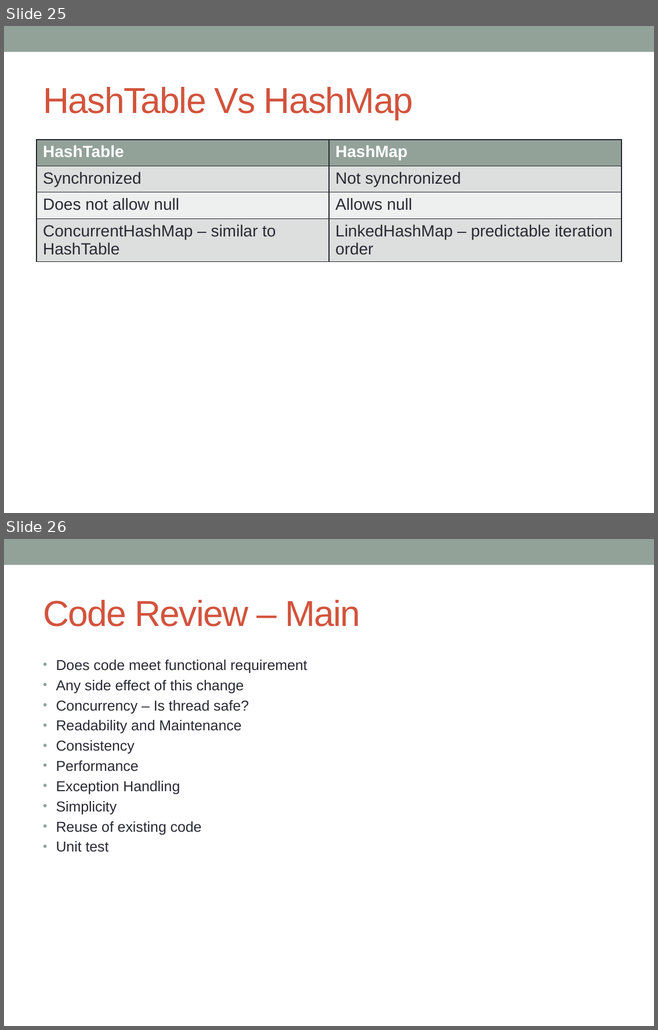
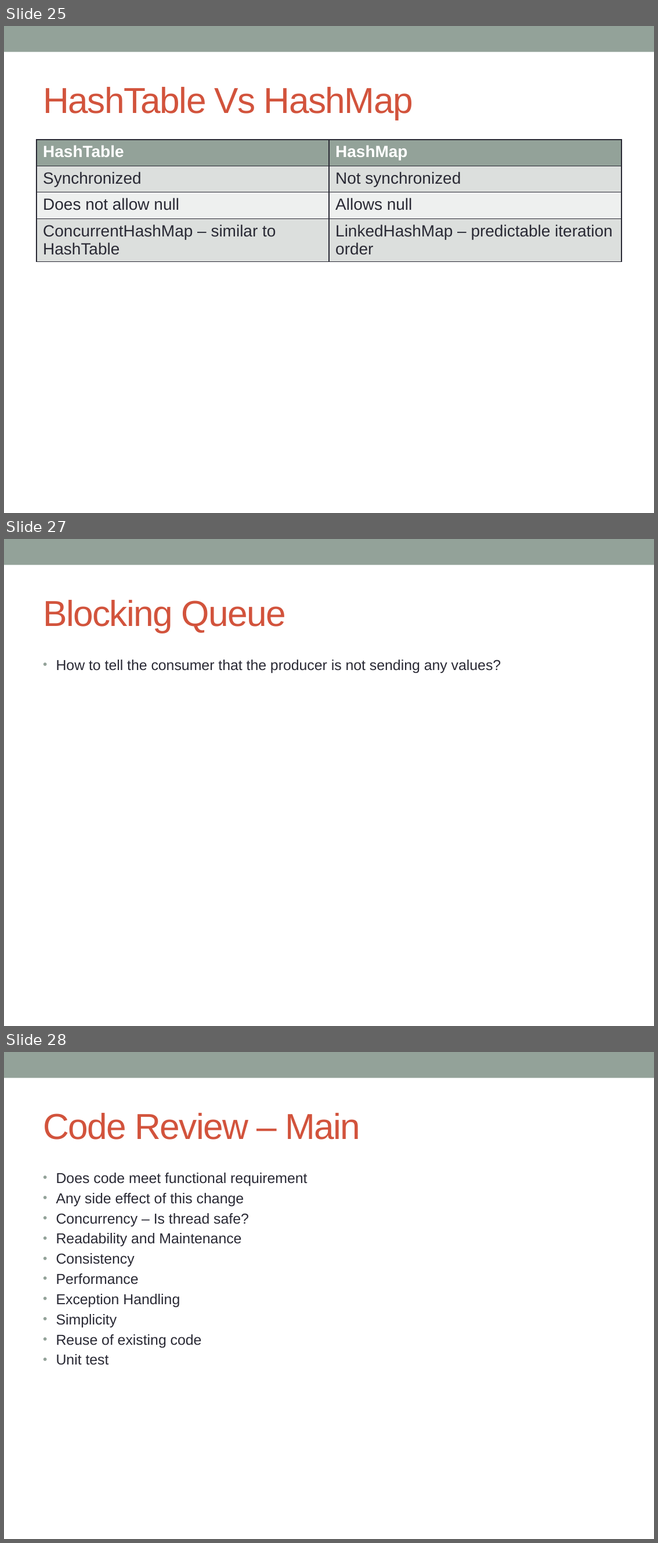
Before and after one commit to notionquest/ProjectDocumentation, a slide deck: CoreJava.pptx. Shown one above the other, each under a label of ours: slides 25 and 26 before the commit, slides 25, 27 and 28 after it; the slides between them are not shown. The pictures are 658x1030 and 658x1543 pixels, drawn with LibreOffice and Linux fonts; fonts in the diff are those of the drawing. Boxes give left, top, right and bottom in pixels: in the first picture for what was removed or moved away, otherwise in the second. Text is boxed around its words. In the diff, an @@ line names an element or a change of style, - is before the commit and + after.

```diff
--- a/CoreJava.pptx
+++ b/CoreJava.pptx
@@ slide 27 added at box(4, 539, 654, 1026), background #FFFFFF; not listed: 1 template element that a slide beside it also shows @@
@@ title added at box(43, 600, 286, 633), 40 pt, text #D2533C @@
+Blocking Queue
@@ text added at box(56, 660, 501, 673), 16 pt, text #292934 @@
+• How to tell the consumer that the producer is not sending any values?
@@ what was slide 26 is now slide 28 @@
```
Also in this commit, not shown: 1 slide changed, 1 other slide added.
